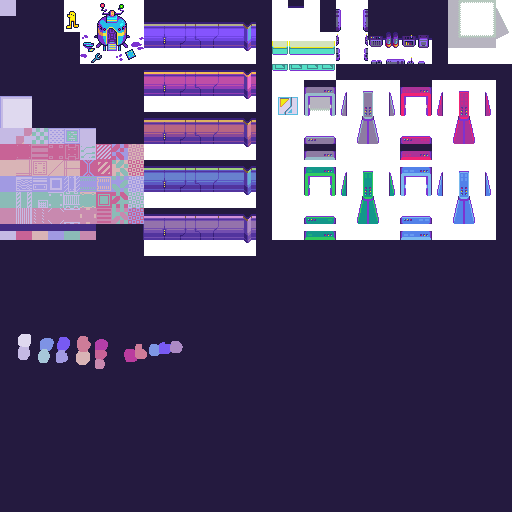
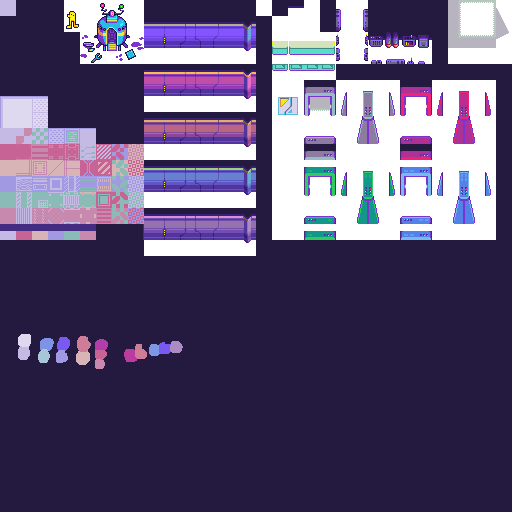
Layered file, before and after one edit (512px x 512px). Changes by layer:
painted on "Layer 4" over [32, 96, 48, 128]
painted on "Layer 0" over [256, 0, 288, 16]
